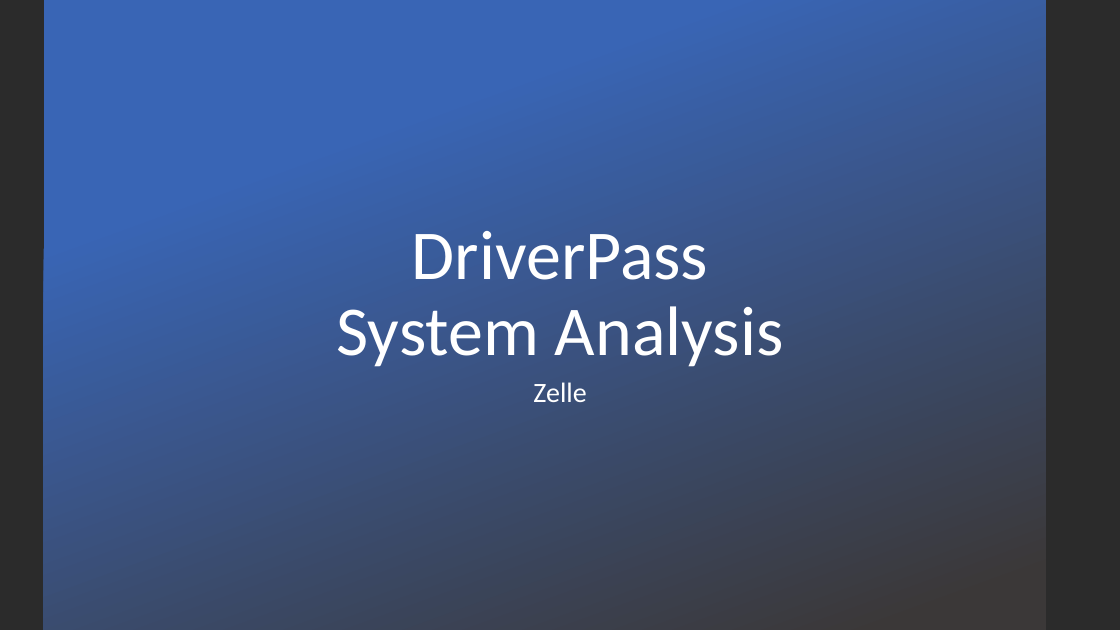
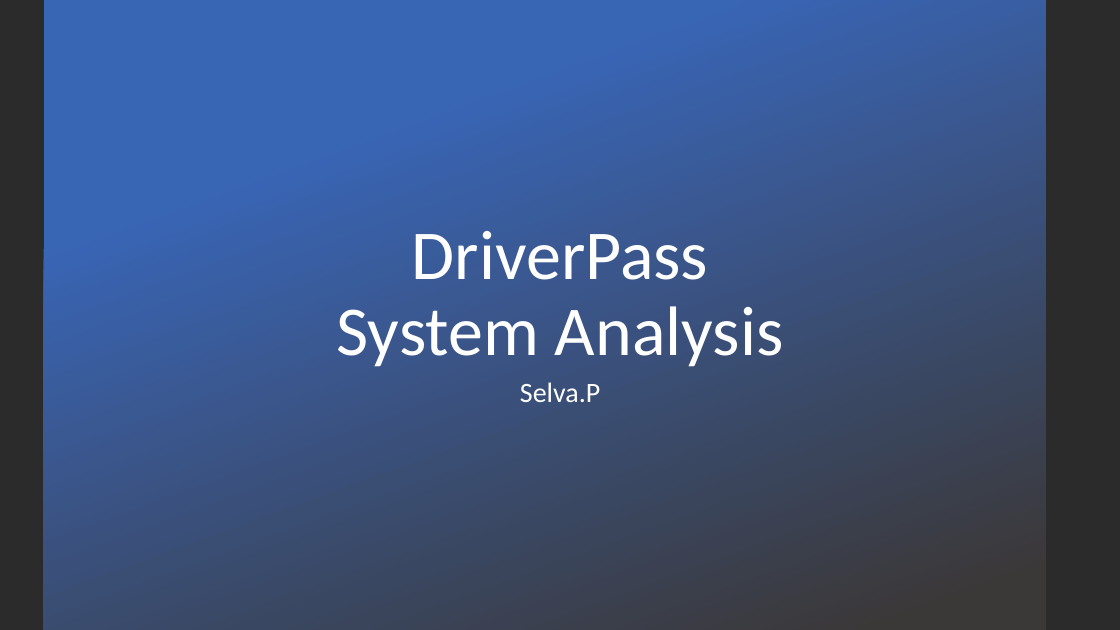
Before and after one commit to Sel022/CS_255, a slide deck: slide 1 of Project 2 - Client Presentation Selva.pptx. Drawn at 1120x630 pixels with LibreOffice and Linux fonts; fonts in the diff are those of the drawing; background and template pictures are left out; a plain dark background stands for a picture behind light text. Boxes give left, top, right and bottom in pixels: in the first picture for what was removed or moved away, otherwise in the second. Text is boxed around its words. In the diff, an @@ line names an element or a change of style, - is before the commit and + after.

```diff
--- a/Project 2 - Client Presentation Selva.pptx
+++ b/Project 2 - Client Presentation Selva.pptx
@@ subtitle at (520,382,600,402): text changed @@
-Zelle
+Selva.P
```
Also in this commit, not shown: 2 other files.
